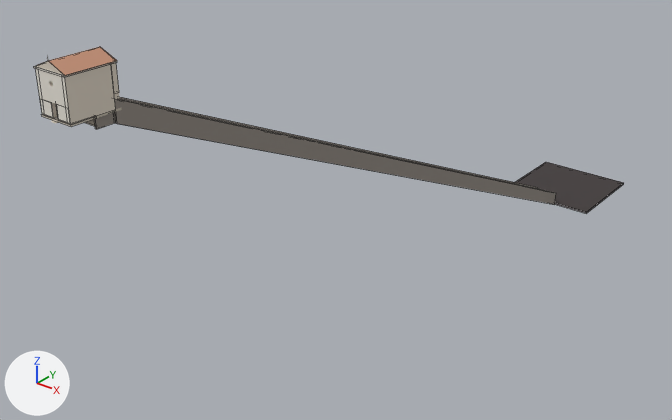
An edit to the Blender file games/selva-oscura/assets/world/static_meshes/source/crypt_foundation.blend, drawn before and after from the same camera.
The view is the same before and after, from a camera (50 mm lens) standing at (98.0, -69.4, 41.8) and looking at (-9.7, 65.3, -41.7). Arrows for +X, +Y and +Z are at lower left; the lights stay in place. The picture after the commit comes second. Mesh edges are drawn as thin lines on the coarser meshes.

The scene before the commit, as lines of its bpy script (objects in view):
```python
me_crypt_roof_mesh = bpy.data.meshes.new('crypt_roof_mesh')
me_crypt_roof_mesh.from_pydata([(-3.25, -4.05, 6.7), (3.25, -4.05, 6.7), (-3.25, 4.05, 6.7), (3.25, 4.05, 6.7), (0.0, -4.05, 8.0), (0.0, 4.05, 8.0)], [], [(0, 4, 5, 2), (4, 1, 3, 5)])
me_crypt_roof_mesh.materials.append(mat_roof_terracotta)  # brown #c49076
me_cube_436 = bpy.data.meshes.new('Cube.436')
me_cube_436.from_pydata(...)  # a box spanning x -12.0..12.0, y -12.0..12.0, z -0.2..0.2
me_cube_436.materials.append(mat_acheron_ground)  # dark grey #3f3838
me_descent_wall_r_mesh = bpy.data.meshes.new('descent_wall_r_mesh')
me_descent_wall_r_mesh.from_pydata([(2.4, 3.2, -1.7), (3.0, 3.2, -1.7), (2.4, 143.0, -65.6), (3.0, 143.0, -65.6), (2.4, 3.2, 1.8), (3.0, 3.2, 1.8), (2.4, 143.0, -62.1), (3.0, 143.0, -62.1)], [], [(4, 5, 7, 6), (2, 3, 1, 0), (0, 1, 5, 4), (3, 2, 6, 7), (1, 3, 7, 5), (2, 0, 4, 6)])
me_descent_wall_r_mesh.materials.append(mat_descent_stone)  # grey #908981
ob_acheron_platform = bpy.data.objects.new('acheron_platform', me_cube_436)
ob_acheron_platform.location = (0.0, 155.2, -65.4)
ob_crypt_roof = bpy.data.objects.new('crypt_roof', me_crypt_roof_mesh)
ob_crypt_roof.location = (0.0, 0.0, 0.0)
ob_descent_wall_r = bpy.data.objects.new('descent_wall_r', me_descent_wall_r_mesh)
ob_descent_wall_r.location = (0.0, 0.0, 0.0)
# also in view: 'descent_wall_l' at (-2.7, 73.1, -31.9); 'crypt_facade_cladding_upper' at (0.0, -4.0, 4.5); 'crypt_wall_side_right' at (2.7, -0.4, 3.4)
```
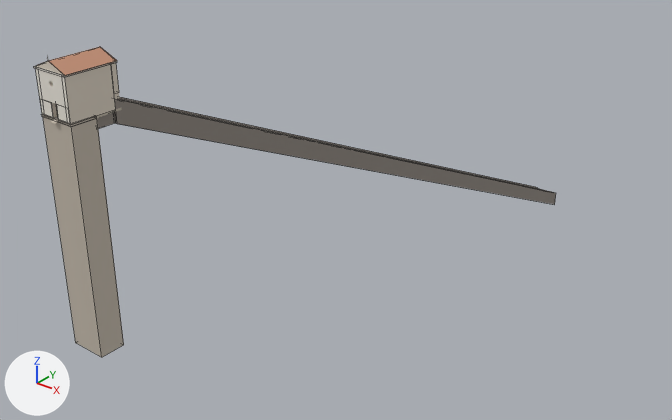
The change, as a list of edits to the scene's bpy script:
```text
Add me_cube_1:
    me_cube_1.from_pydata(...)  # a box spanning x -3.0..3.0, y -2.0..2.0, z -17.5..17.5
    me_cube_1.materials.append(mat_pienza_weathered)  # light grey #c4baac
Remove ob_acheron_platform:
    ob_acheron_platform = bpy.data.objects.new('acheron_platform', me_cube_436)
    ob_acheron_platform.location = (0.0, 155.2, -65.4)
Add ob_crypt_foundation_skirt_front:
    ob_crypt_foundation_skirt_front = bpy.data.objects.new('crypt_foundation_skirt_front', me_cube_1)
    ob_crypt_foundation_skirt_front.location = (0.0, -1.9, -17.5)
```

Boxes (x1, y1, x2, y2) around the edits, measured in the pictures (672 x 420 px):
'crypt_foundation_skirt_front', added: after (43, 117, 124, 357)
'acheron_platform', deleted: before (515, 162, 624, 214)
